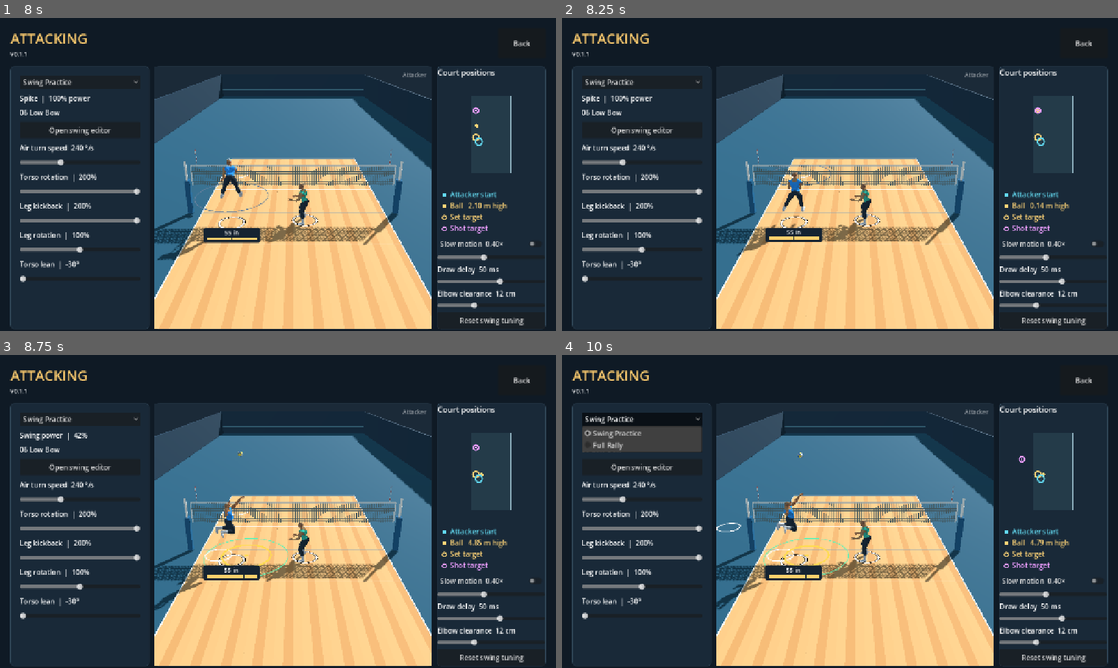
Above: before the commit, frames 1-4 (two rows, left to right).
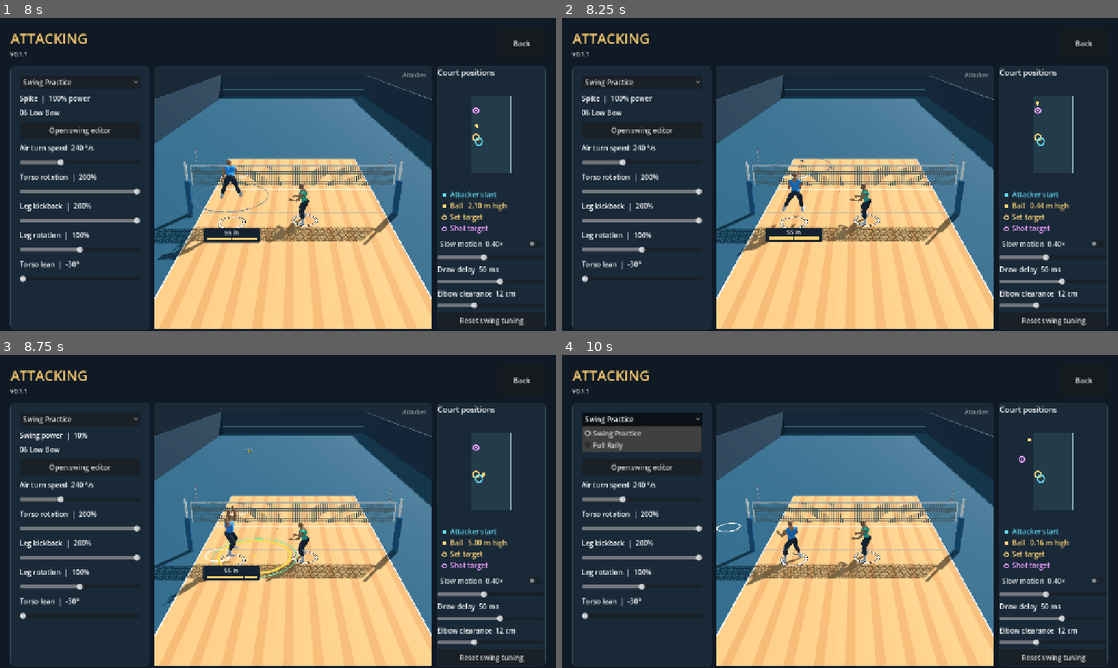
Above: after the commit, the same moments.

Repository: foreandr/volleyball
Game: Godot game, scene res://scenes/main.tscn
Two runs of this game, one before a commit and one after it. Both use one fixed random seed, a clock stepped at 60 frames per second and the inputs below.
Inputs (mouse positions are in pixels of both pictures, inside the frame that each line leads up to):
- Up to frame 1 (8 s): click "Story" at 0.5 s; click "Back" at 1.25 s; click "Story" at 2 s; click "New" at 2.75 s; click "Back" at 3.5 s; click "New" at 4.25 s; click "Save" at 5 s; click "Back" at 5.75 s; click "Continue" at 6.5 s; click "Attacking" at 7.25 s
- Up to frame 2 (8.25 s): tap Enter at 8 s; drag from (1051, 158) to (895, 105) at 8.02 s
- Up to frame 3 (8.75 s): no input
- Up to frame 4 (10 s): drag from (728, 527) to (812, 574) at 8.77 s; click "Swing Practice" at 9.5 s

Frame 1 is identical in both runs. In frame 2, less than 0.1% of the frame differs, in the area x 37-86%, y 26-61%; in frame 3, 1.1%; in frame 4, 1.4%, in the area x 27-87%, y 26-82%.

Commit message:
Improve rally reception timing, takeoff, and spike bounce

Diff:
--- a/scripts/attack_drill.gd
+++ b/scripts/attack_drill.gd
@@ -130,6 +130,8 @@
 	setter.position = RECEIVE_START
 	setter.rotation.y = 0.0
 	bump.reset()
+	bump.green_start = 0.01
+	bump.green_end = 0.60
 	bump.show()
 	bump.hand_setting = false
 	bump.quick_hand_receive = false
@@ -177,10 +179,10 @@
 	var preroll := descending_time(source,velocity,PIN_HEIGHT)-lead
 	pass_origin = flight_point(source,velocity,preroll)
 	pass_motion = velocity+Vector3.DOWN*Flight.GRAVITY*preroll+(practice_set_target-PIN)/lead
-	setter.rotation.y = incoming_set_heading()
 	jump.begin(setter,Vector2(0.0,0.65))
 	for frame in range(16): jump.step(setter,1.0/60.0,Vector2.ZERO)
 	jump.release()
+	setter.rotation.y = incoming_set_heading()
 	pin_arrival = lead
 	flight_end = Flight.landing_time(pass_origin,pass_motion)
 	ball.position = pass_origin
@@ -269,7 +271,6 @@
 func queue_jump(direction: Vector2) -> void:
 	if jump.active or setter_is_diving() or stage == Stage.HIT: return
 	jump.begin(setter,direction)
-	if stage == Stage.SET: setter.rotation.y = incoming_set_heading()
 	trace.write("jump",clock,{"position":setter.position,"direction":jump.heading},true)
 
 func setter_movement_scale() -> float:
@@ -325,7 +326,7 @@
 	var end := Flight.landing_time(ATTACK_SERVE_SOURCE,serve_velocity)
 	ball.position = path.call(minf(time,end))
 	var cue := receive_cue_time()
-	timing_cue.update_timing(time,cue,BumpSetting.GREEN_START,BumpSetting.GREEN_END)
+	timing_cue.update_timing(time,cue,bump.green_start,bump.green_end)
 	bump.update_aim()
 	bump.update_attempt(time,previous,end,path,serve_velocity+Vector3.DOWN*Flight.GRAVITY*time,delta,cue)
 	if is_finite(bump.touch_time):
@@ -402,9 +403,11 @@
 	if not spin_axis.is_zero_approx(): ball.rotate(spin_axis,TAU*SET_TOPSPIN_RPS*delta)
 	ball.position = flight_point(pass_origin,pass_motion,minf(time,flight_end))
 	timing_cue.update_timing(time,pin_arrival,BumpSetting.GREEN_START,BumpSetting.GREEN_END)
-	if jump.active and not is_finite(swing_started):
-		setter.rotation.y = rotate_toward(setter.rotation.y,incoming_set_heading(),8.0*delta)
-	if is_finite(swing_started) and jump.active and setter.position.y > jump.start.y+0.02:
+	var in_air := jump.active and setter.position.y > jump.start.y+0.02
+	var air_age := maxf(0.0,jump.elapsed-jump.LOAD_TIME)
+	if in_air and not swing_practice and (air_age < 0.10 or not is_finite(swing_started)):
+		setter.rotation.y = rotate_toward(setter.rotation.y,incoming_set_heading(),deg_to_rad(720.0)*delta)
+	if is_finite(swing_started) and in_air:
 		if not is_finite(swing_charge_started): swing_charge_started = clock
 		var charge := swing_charge()
 		status.text = "Swing power  |  %d%%" % roundi(charge*100.0)
@@ -431,6 +434,7 @@
 			var shot := swing_aim-expected_contact
 			var target_yaw := atan2(shot.x,shot.z)
 			var turn_weight := smoothstep(0.0,0.12,clock-swing_charge_started)
+			if not swing_practice: turn_weight *= smoothstep(0.10,0.22,air_age)
 			setter.rotation.y = rotate_toward(setter.rotation.y,target_yaw,deg_to_rad(air_turn_speed)*turn_weight*delta)
 		var drive := clock-swing_drive_started if is_finite(swing_drive_started) else -INF
 		var approach_point := flight_point(pass_origin,pass_motion,clampf(maxf(time+0.12,pin_arrival-0.14),0.0,flight_end))
@@ -504,16 +508,28 @@
 	show_attack_net(swing_net_hit,time)
 	var spin_axis := Vector3.UP.cross(pass_motion).normalized()
 	if not spin_axis.is_zero_approx(): ball.rotate(spin_axis,TAU*spike_topspin_rps*delta)
-	var end := flight_end if swing_net_hit.is_empty() else float(swing_net_hit.end_time)
-	if not swing_net_hit.is_empty() and time >= swing_net_hit.time:
-		ball.position = Net.after_hit(swing_net_hit,minf(time,end))
+	var hit_net := not swing_net_hit.is_empty()
+	var landing_time := float(swing_net_hit.end_time) if hit_net else flight_end
+	var bounce_end := landing_time
+	if hit_net and time >= swing_net_hit.time:
+		ball.position = Net.after_hit(swing_net_hit,minf(time,landing_time))
 		status.text = "Spike hit the net"
 	else:
-		ball.position = flight_point(pass_origin,pass_motion,minf(time,end))
+		ball.position = flight_point(pass_origin,pass_motion,minf(time,landing_time))
+	if time >= landing_time:
+		var ground := Vector3(ball.position.x,Flight.FLOOR,ball.position.z)
+		var fall_time := float(swing_net_hit.drop_time) if hit_net else landing_time
+		var landing_velocity: Vector3 = swing_net_hit.velocity if hit_net else pass_motion
+		landing_velocity += Vector3.DOWN*Flight.GRAVITY*fall_time
+		var bounce_speed := clampf(-landing_velocity.y*0.32,0.55,2.8)
+		var bounce_velocity := landing_velocity.slide(Vector3.UP)*0.38+Vector3.UP*bounce_speed
+		var bounce_time := Flight.landing_time(ground,bounce_velocity)
+		bounce_end += bounce_time
+		ball.position = flight_point(ground,bounce_velocity,minf(time-landing_time,bounce_time))
 	if time < SWING_FOLLOW_TIME:
 		var follow := 1.0-pow(1.0-clampf(time/0.19,0.0,1.0),2.0)
 		pose_bow_draw(delta,1.0-smoothstep(0.19,SWING_FOLLOW_TIME,time),swing_contact,swing_contact_extension,follow)
-	if time >= maxf(SWING_FOLLOW_TIME,end+(0.22 if swing_practice else 0.48)) and not jump.active: reset_feed()
+	if time >= maxf(SWING_FOLLOW_TIME,bounce_end) and not jump.active: reset_feed()
 
 func pose_bow_draw(delta: float, weight: float, contact: Vector3, extension := 0.0, follow := 0.0, draw_progress := 1.0, arm_lift := 1.0) -> void:
 	var rig: Skeleton3D = setter.skeleton
--- a/scripts/bump_setting.gd
+++ b/scripts/bump_setting.gd
@@ -42,6 +42,8 @@
 var reach_progress := 0.0
 var destination := Vector2(2.75,3.0)
 var height := 3.8
+var green_start := GREEN_START
+var green_end := GREEN_END
 var grade := Timing.Grade.WAITING
 var pressed_at := -INF
 var low_save := LowSave.new()
@@ -252,7 +254,7 @@
 				center = platform_center()
 				point = Geometry3D.get_closest_point_to_segment(center,first,last)
 			var timing := (cue_arrival if is_finite(cue_arrival) and not low_save.active else time)-pressed_at
-			var green := timing >= GREEN_START and timing <= GREEN_END
+			var green := timing >= green_start and timing <= green_end
 			var assisted := green and not hand_setting and not low_save.active and point.distance_to(center) > radius and close_body_contact(point,center)
 			var gap_after_adjustment := point.distance_to(center)
 			var from_setter := point-setter.global_position
@@ -274,7 +276,7 @@
 				touch = point
 				if not is_finite(cue_arrival) or low_save.active: timing = touch_time-pressed_at
 				if assisted: reach_platform(point-center)
-				grade = Timing.Grade.LATE if timing < GREEN_START else (Timing.Grade.EARLY if timing > GREEN_END else Timing.Grade.PERFECT)
+				grade = Timing.Grade.LATE if timing < green_start else (Timing.Grade.EARLY if timing > green_end else Timing.Grade.PERFECT)
 				var error := timing_error(timing)*(Timing.PANCAKE_ERROR_SCALE if pancake else 1.0)
 				contact_spread = Timing.practice_spread(error)
 				contact_destination = destination
@@ -350,8 +352,8 @@
 	return from_body.slide(Vector3.UP).length() <= 0.42 and absf(point.y-platform.y) <= 0.23 and point.distance_to(platform) <= 0.78
 
 func timing_error(elapsed: float) -> float:
-	if elapsed < GREEN_START: return clampf((GREEN_START-elapsed)/GREEN_START,0.0,1.0)
-	return clampf((elapsed-GREEN_END)/(MAX_EARLY_ERROR_TIME-GREEN_END),0.0,1.0)
+	if elapsed < green_start: return clampf((green_start-elapsed)/green_start,0.0,1.0)
+	return clampf((elapsed-green_end)/(MAX_EARLY_ERROR_TIME-green_end),0.0,1.0)
 
 func clear_reach() -> void:
 	reach.clear()
--- a/scripts/story_animations.gd
+++ b/scripts/story_animations.gd
@@ -615,7 +615,14 @@
 		setting_drill.trace_move_scale = 0.0 if diving else setting_drill.setter_movement_scale()
 		var court_weight: float = setting_drill.court_facing_weight()
 		if not diving and not setting_drill.jump.active:
-			player_controls.move_player(setting_drill.trace_input,delta,false,setting_drill.ball.global_position,setting_drill.trace_move_scale,court_weight,not setting_drill.bump.backward_reach_active(),setting_drill.jump.front_limit)
+			var attacking_approach: bool = selected_category == "Attacking" and setting_drill.stage == setting_drill.Stage.SET
+			if attacking_approach:
+				var approach: Vector2 = setting_drill.trace_input
+				if approach.y > 0.05:
+					var heading := atan2(-approach.x,approach.y)
+					preview_player.rotation.y = rotate_toward(preview_player.rotation.y,heading,delta*8.0)
+			var track_ball: bool = not attacking_approach and not setting_drill.bump.backward_reach_active()
+			player_controls.move_player(setting_drill.trace_input,delta,false,setting_drill.ball.global_position,setting_drill.trace_move_scale,court_weight,track_ball,setting_drill.jump.front_limit)
 			setting_drill.apply_setter_arms(player_controls.footwork.phase,player_controls.moving,delta)
 		elif setting_drill.jump.active and court_weight > 0.0:
 			player_controls.track_setting_ball(preview_player,setting_drill.ball.global_position,delta,court_weight)
